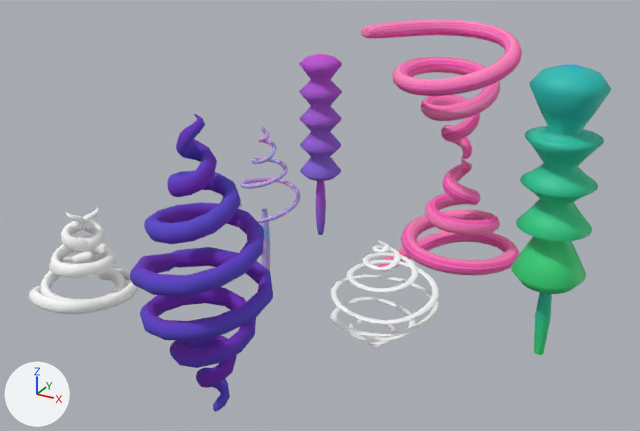
The FBX model Assets/Models/Rococo/rococotrees2.fbx as it was, and as the next commit left it.
Both versions are drawn from a camera (50 mm lens) standing at (0.436, -0.679, 0.428) and looking at (0.082, -0.035, 0.106). Every picture has the same lights, and +X, +Y and +Z are marked at lower left. Where no turn or scale is listed for an object, it has been applied to the vertices.

Script lines for the objects in view, before the commit:
```python
me_mesh_002 = bpy.data.meshes.new('Mesh.002')
me_mesh_002.from_pydata(...)  # 922 vertices, 920 faces; spans x -0.356..0.356, y -0.175..0.175, z -0.356..0.356
me_mesh_002.materials.append(mat_purplepink)  # picture img_roofrococo4_png
me_mesh_005 = bpy.data.meshes.new('Mesh.005')
me_mesh_005.from_pydata(...)  # 922 vertices, 920 faces; spans x -0.353..0.353, y -0.175..0.175, z -0.353..0.353
me_mesh_005.materials.append(mat_bluegreen)
me_mesh_010 = bpy.data.meshes.new('Mesh.010')
me_mesh_010.from_pydata(...)  # 13764 vertices, 13760 faces; spans x -0.09..0.066, y -0.08..0.073, z -0.005..0.256
me_mesh_010.materials.append(mat_purple)  # picture img_rococo4_png
ob_pcylinder11 = bpy.data.objects.new('pCylinder11', me_mesh_005)
ob_pcylinder11.location = (0.2826, 0.0, 0.1637)
ob_pcylinder11.rotation_euler = (1.571, 0.0, 0.0)  # degrees (90, 0, 0)
ob_pcylinder11.scale = (0.0871, 0.549, 0.0871)
ob_pcylinder8 = bpy.data.objects.new('pCylinder8', me_mesh_002)
ob_pcylinder8.location = (-0.004, 0.1224, 0.1404)
ob_pcylinder8.rotation_euler = (1.571, 0.0, 0.0)  # degrees (90, 0, 0)
ob_pcylinder8.scale = (0.0631, 0.398, 0.0631)
ob_polysurface4 = bpy.data.objects.new('polySurface4', me_mesh_010)
ob_polysurface4.location = (0.1563, 0.1152, 0.0)
# also in view: 'polySurface1' at (0.074, -0.205, 0.121); 'pCylinder5' at (-0.142, -0.12, 0.048); 'pCylinder16' at (-0.133, -0.109, 0.047); 'pCone3' at (-0.001, 0.0, 0.122); 'pCylinder12' at (0.283, -0.001, 0.04)
```
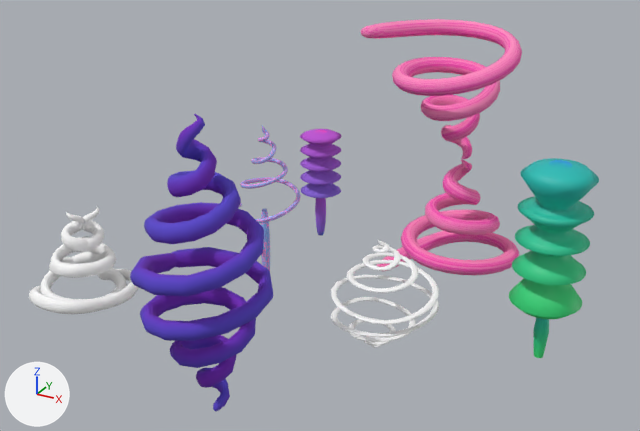
The change, as a list of edits to the scene's bpy script:
```text
Change me_mesh_002:
    where me_mesh_002.from_pydata(...)  # 922 vertices, 920 faces; spans x -0.356..0.356, y -0.175..0.175, z -0.356..0.356
    used by ob_pcylinder8; location = (-0.004, 0.1224, 0.1404); rotation_euler = (1.571, 0.0, 0.0), in degrees (90, 0, 0); scale = (0.0631, 0.398, 0.0631)
    me_mesh_002 part 1: the whole mesh is scaled about its middle by (1, 0.641, 1), then moved by (0.0, -0.075, 0.0)
Change ob_pcylinder8:
    ob_pcylinder8.location: (-0.004, 0.1224, 0.1404) -> (-0.004, 0.1224, 0.1139)
    ob_pcylinder8.scale: (0.0631, 0.398, 0.0631) -> (0.0631, 0.329, 0.0631)
Change ob_pcylinder11:
    ob_pcylinder11.location: (0.2826, 0.0, 0.1637) -> (0.2826, 0.0, 0.1129)
    ob_pcylinder11.scale: (0.0871, 0.549, 0.0871) -> (0.0871, 0.386, 0.0871)
```

Location of each change, [x1, y1, x2, y2] in pixels of the pictures (640 x 431 px):
'pCylinder11', moved, rescaled (10% narrower, 30% shorter)
    before: [511, 64, 611, 294]
    after: [509, 158, 599, 319]
'pCylinder8', moved, rescaled (45% shorter)
    before: [299, 54, 342, 181]
    after: [300, 129, 341, 198]
'pCylinder12', moved, rescaled
    before: [534, 293, 552, 355]
    after: [533, 318, 549, 358]
'pCylinder10', moved, rescaled
    before: [316, 181, 326, 235]
    after: [315, 198, 326, 236]
